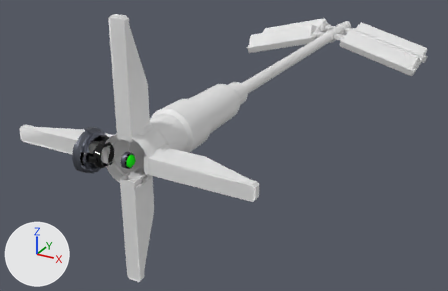
The Blender file src/addons/no_mans_sky_base_builder/models-high-res/assets/BUILDLIGHT.blend as it was, and as the next commit left it.
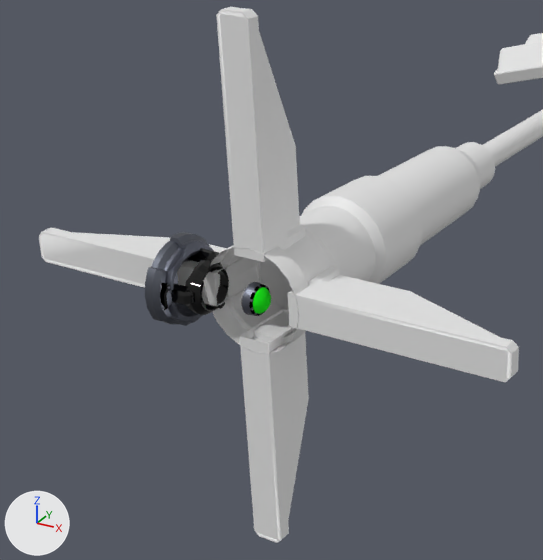
There are two pictures of each version: one whole from a 50 mm lens placed at (1.5, -1.88, 1.1), pointed at (-0.14, 1.11, -0.39), one close up on the part from 0% to 61% of the width and 4% to 100% of the height. Arrows for +X, +Y and +Z are at lower left; the lights stay in place. The last two pictures show the newer version.

Names of what the first close-up shows: 'BUILDLIGHT'.
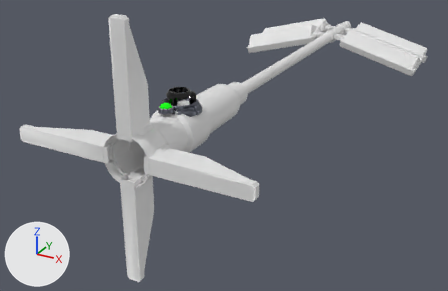
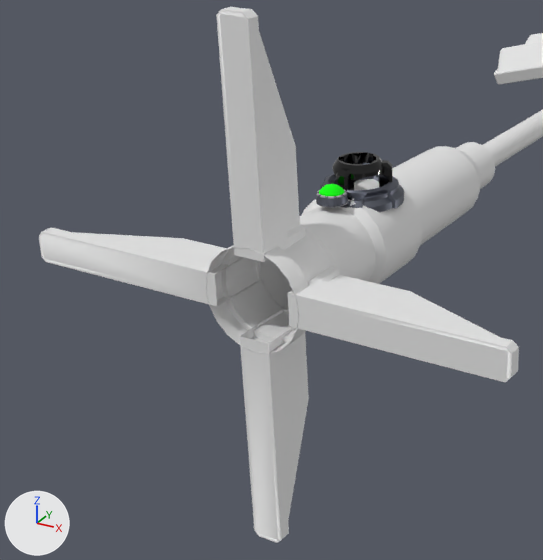
What the commit changed:
me_buildlight is used by ob_buildlight; location (0.0, 0.0, 0.0).
me_buildlight had 6186 vertices, 2400 faces and spanned x -0.67..0.67, y -0.1..2.87, z -0.61..0.6.
me_buildlight now has 6180 vertices, 2239 faces and spans x -0.67..0.67, y 0.0..2.87, z -0.61..0.6.
me_buildlight part 1: 167 loose pieces with 1981 vertices, spanning x -0.2..0.04, y -0.1..0.1, z -0.1..0.1, are deleted.
me_buildlight part 2: 1975 vertices added at x -0.1..0.1, y 0.28..0.52, z 0.08..0.18.
Other edits to the shape of me_buildlight do not show in these pictures.

Where the change shows, as pixel boxes [x1, y1, x2, y2] in the close-ups (543 x 560 px):
part 1 of me_buildlight, deleted: before [145, 232, 271, 326]
part 2 of me_buildlight, added: after [316, 152, 404, 212]
